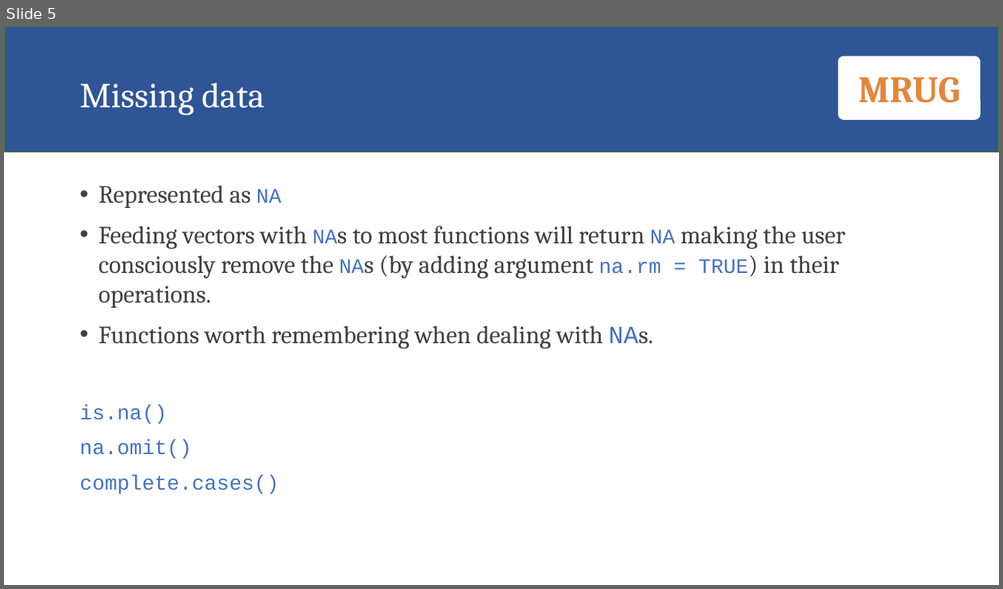
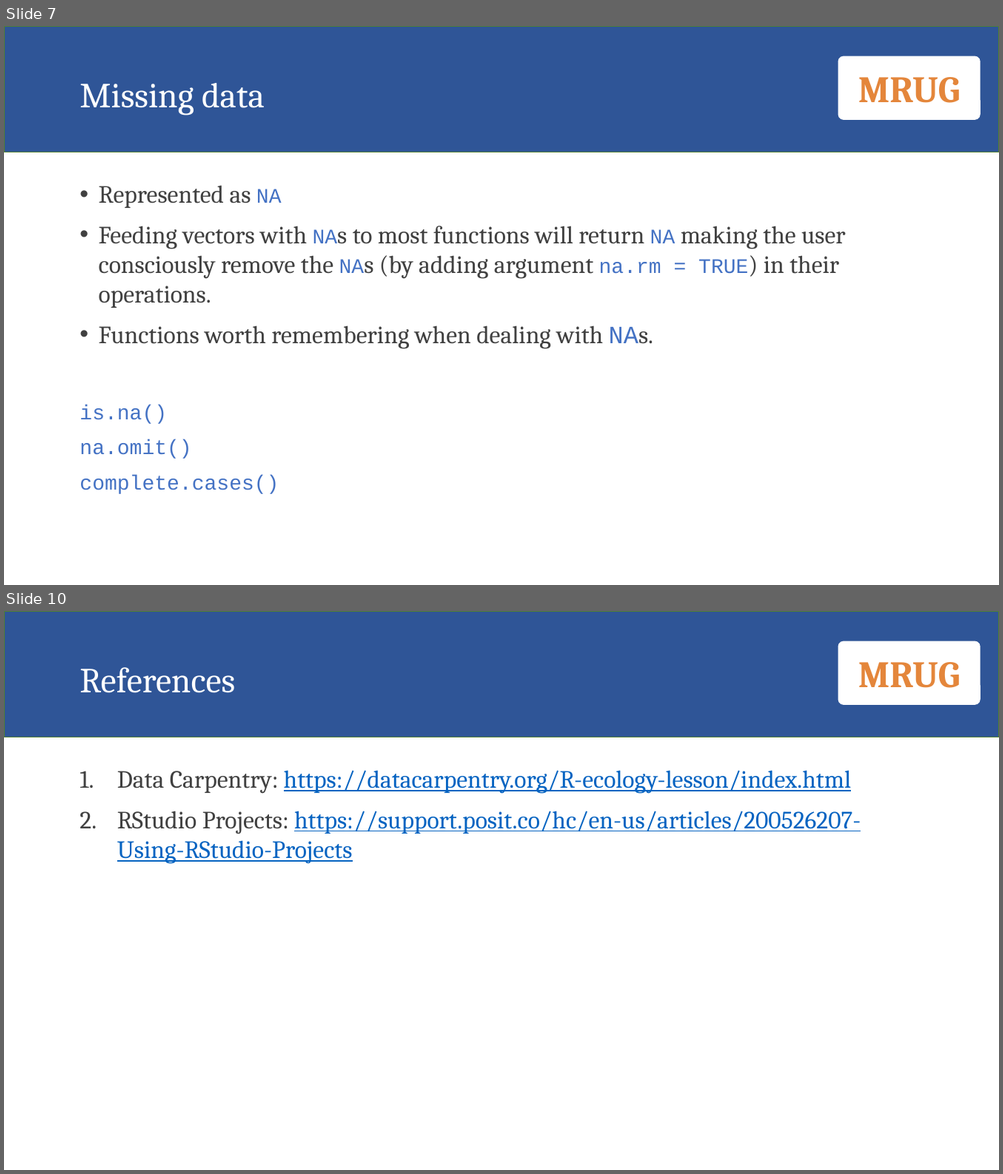
Before and after one commit to zawmtun/MRUG-R-Basics, a slide deck: 01-vectors_and_subsetting/vectors_and_subsetting.pptx. Shown one above the other, each under a label of ours: slide 5 before the commit, slides 7 and 10 after it; the slides between them are not shown. The pictures are 1003x589 and 1003x1174 pixels, drawn with LibreOffice and Linux fonts; fonts in the diff are those of the drawing. Boxes give left, top, right and bottom in pixels: in the first picture for what was removed or moved away, otherwise in the second. Text is boxed around its words. In the diff, an @@ line names an element or a change of style, - is before the commit and + after.

```diff
--- a/01-vectors_and_subsetting/vectors_and_subsetting.pptx
+++ b/01-vectors_and_subsetting/vectors_and_subsetting.pptx
@@ slide 10 added at bbox=[4, 611, 999, 1170], background #FFFFFF; not listed: 2 template elements that a slide beside it also shows @@
@@ title added at bbox=[79, 667, 235, 693], 34 pt, text #FFFFFF @@
+References
@@ text added at bbox=[117, 770, 860, 864], 24 pt, text #0563C1, underline @@
+1. Data Carpentry: https://datacarpentry.org/R-ecology-lesson/index.html
+2. RStudio Projects: https://support.posit.co/hc/en-us/articles/200526207-Using-RStudio-Projects
@@ what was slide 5 is now slide 7 @@
```
Also in this commit, not shown: 4 other slides added, 1 other file.
